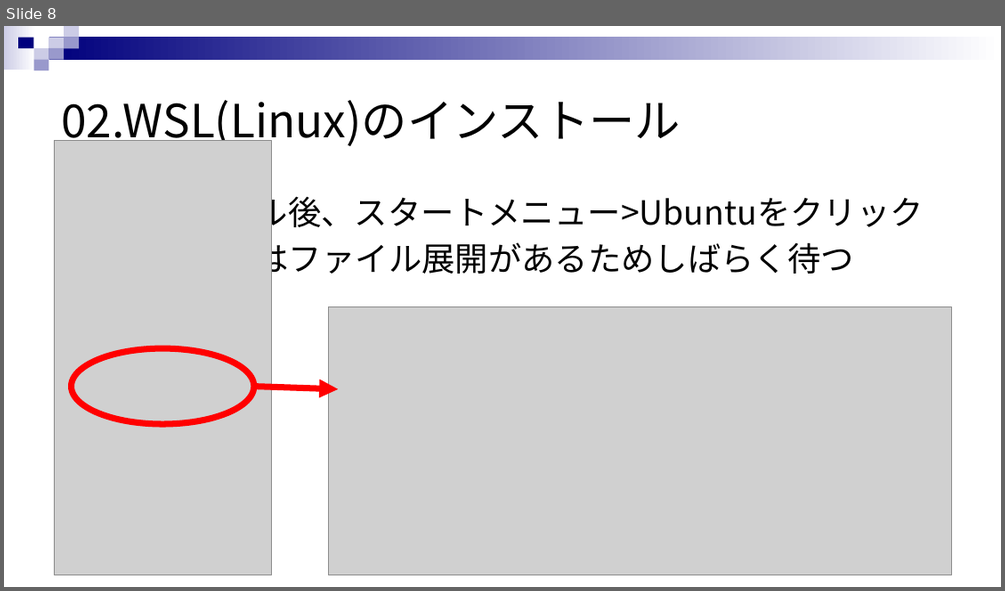
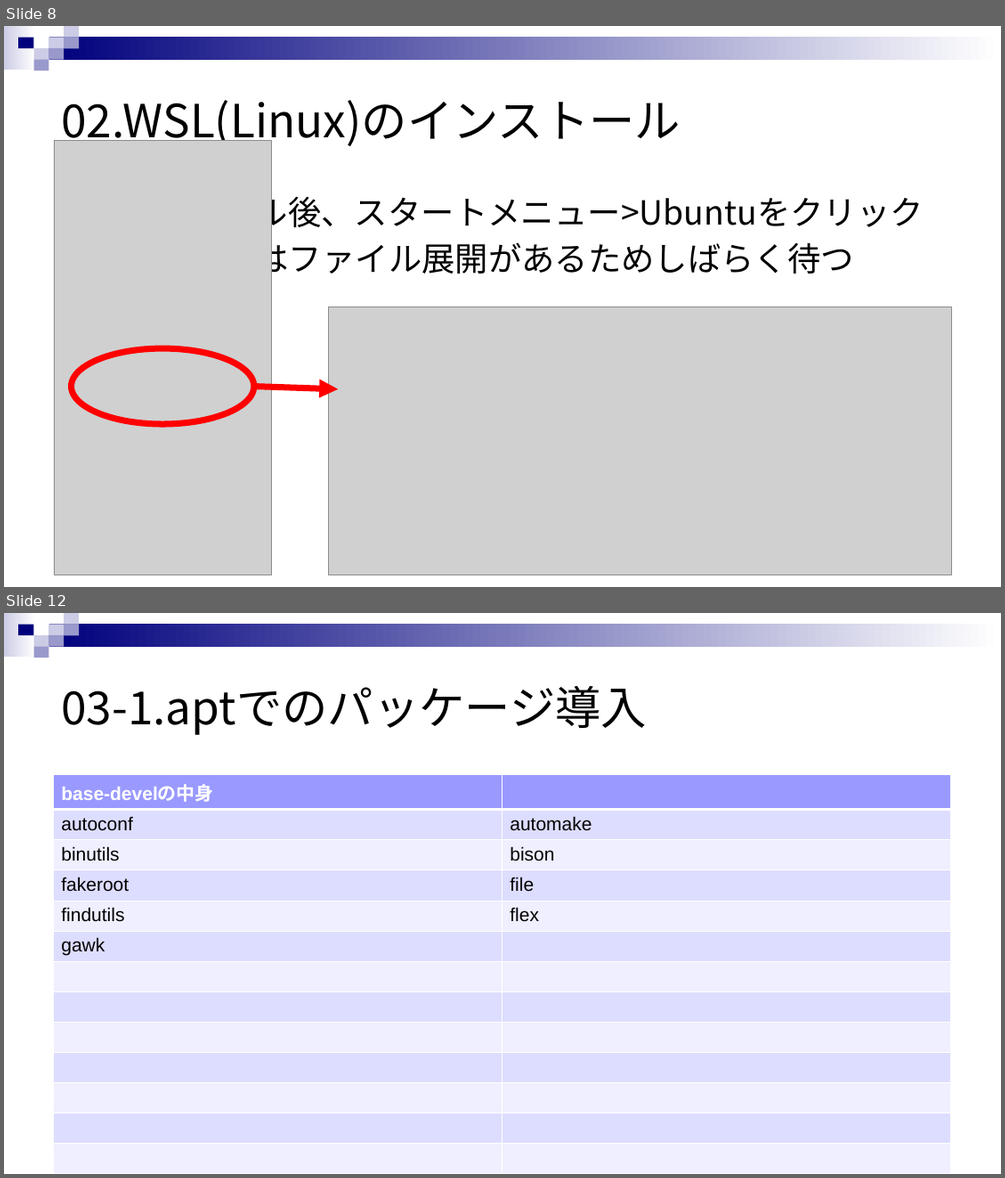
Before and after one commit to rensuke/SIMUonWSL, a slide deck: RE_SIMU_ON_WSL.pptx. Shown one above the other, each under a label of ours: slide 8 before the commit, slides 8 and 12 after it; the slides between them are not shown. The pictures are 1005x591 and 1005x1178 pixels, drawn with LibreOffice and Linux fonts; fonts in the diff are those of the drawing; grey boxes stand for pictures. Boxes give left, top, right and bottom in pixels: in the first picture for what was removed or moved away, otherwise in the second. Text is boxed around its words. In the diff, an @@ line names an element or a change of style, - is before the commit and + after.

Commit message:
パッケージのセットアップ、base-develの表作成中

```diff
--- a/RE_SIMU_ON_WSL.pptx
+++ b/RE_SIMU_ON_WSL.pptx
@@ slide 12 added at bbox=[4, 613, 1001, 1174], background #FFFFFF; not listed: 9 template elements that a slide beside it also shows @@
@@ title added at bbox=[61, 686, 647, 735], 44 pt, text #000000 @@
+03-1.aptでのパッケージ導入
@@ table added at bbox=[54, 775, 952, 1174], 20 rows, 2 columns @@
+base-develの中身 | 
+autoconf | automake
+binutils | bison
+fakeroot | file
+findutils | flex
+gawk | 
+ | 
+ | 
+ | 
+ | 
+ | 
+ | 
+ | 
+ | 
+ | 
+ | 
+ | 
+ | 
+ | 
+ | 
```
Also in this commit, not shown: 3 other slides added.
